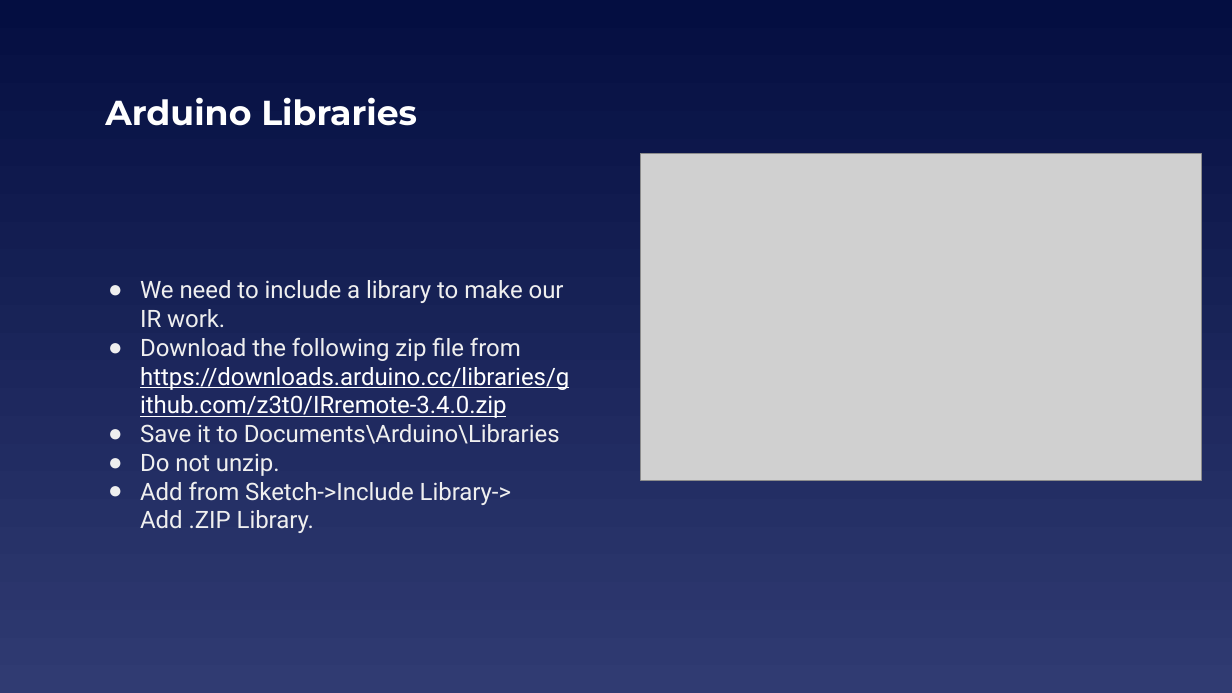
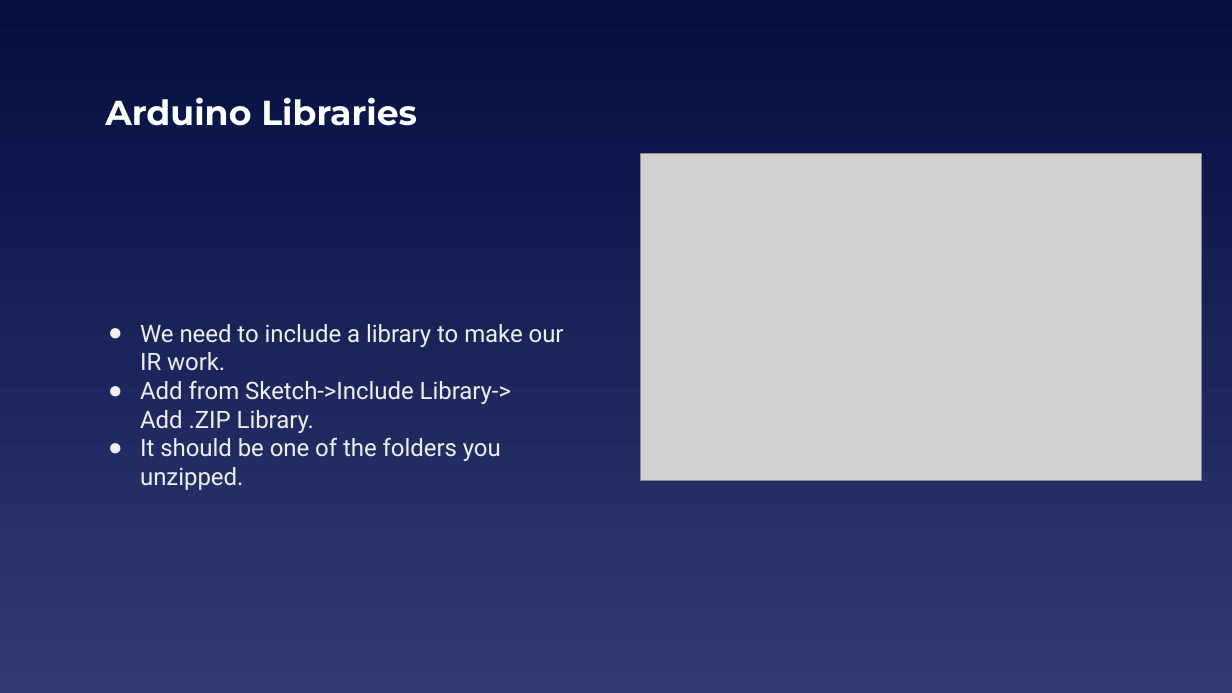
Before and after one commit to EELabMan/IR-Transmit-and-Receive, a slide deck: slide 6 of Infrared TX RX.pptx. Drawn at 1232x693 pixels with LibreOffice and Linux fonts; fonts in the diff are those of the drawing; grey boxes stand for pictures. Boxes give left, top, right and bottom in pixels: in the first picture for what was removed or moved away, otherwise in the second. Text is boxed around its words. In the diff, an @@ line names an element or a change of style, - is before the commit and + after.

```diff
--- a/Infrared TX RX.pptx
+++ b/Infrared TX RX.pptx
@@ text at <box>140,337,569,476</box>: paragraphs removed @@
-● Download the following zip file from https://downloads.arduino.cc/libraries/github.com/z3t0/IRremote-3.4.0.zip
-● Save it to Documents\Arduino\Libraries
-● Do not unzip.
@@ text at <box>140,437,501,490</box>: paragraph added @@
+● It should be one of the folders you unzipped.
```
Also in this commit, not shown: 2 other slides changed, 2 slides removed, 1 other file.
